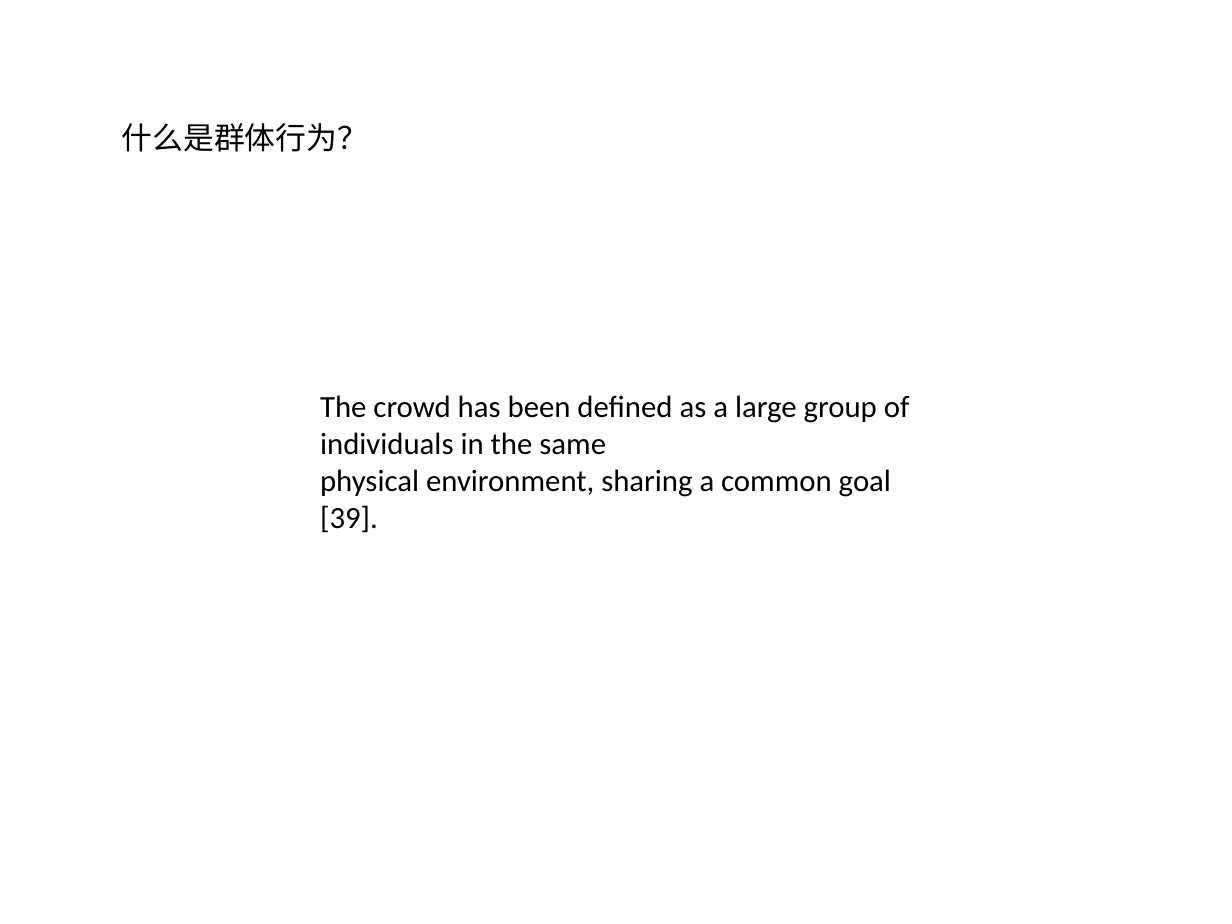
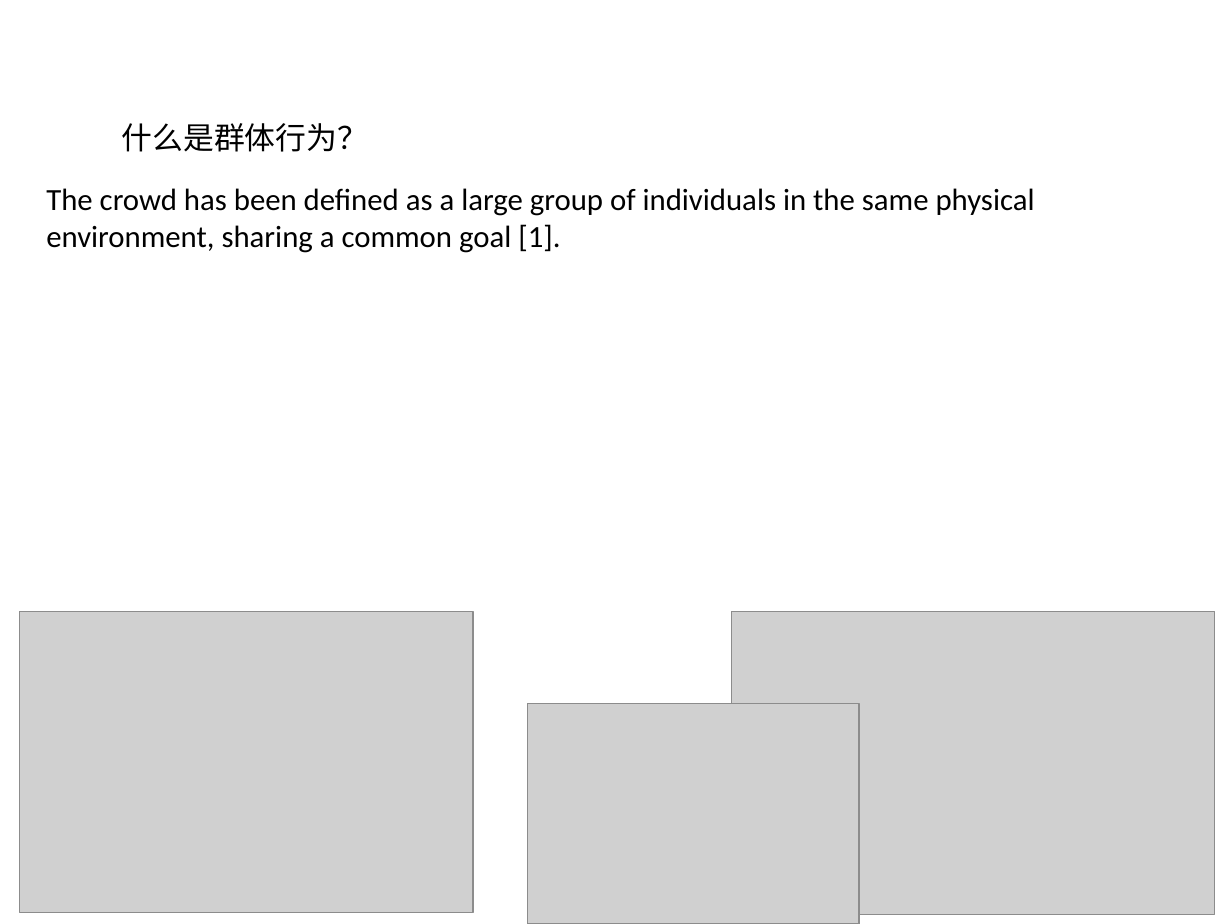
Before and after one commit to simayuhe/crowd-scene-survey, a slide deck: slide 2 of 群体行为分析综述.pptx. Drawn at 1232x924 pixels with LibreOffice and Linux fonts; fonts in the diff are those of the drawing; grey boxes stand for pictures. Boxes give left, top, right and bottom in pixels: in the first picture for what was removed or moved away, otherwise in the second. Text is boxed around its words. In the diff, an @@ line names an element or a change of style, - is before the commit and + after.

```diff
--- a/群体行为分析综述.pptx
+++ b/群体行为分析综述.pptx
@@ text at (46, 188, 1035, 253): text changed @@
-The crowd has been defined as a large group of individuals in the same
-physical environment, sharing a common goal [39].
+The crowd has been defined as a large group of individuals in the same physical environment, sharing a common goal [1].
@@ picture added at (20, 611, 473, 912) @@
@@ picture added at (732, 611, 1215, 914) @@
@@ picture added at (527, 703, 859, 924) @@
```
Also in this commit, not shown: 2 other slides changed, 2 slides added, 1 slide removed.
